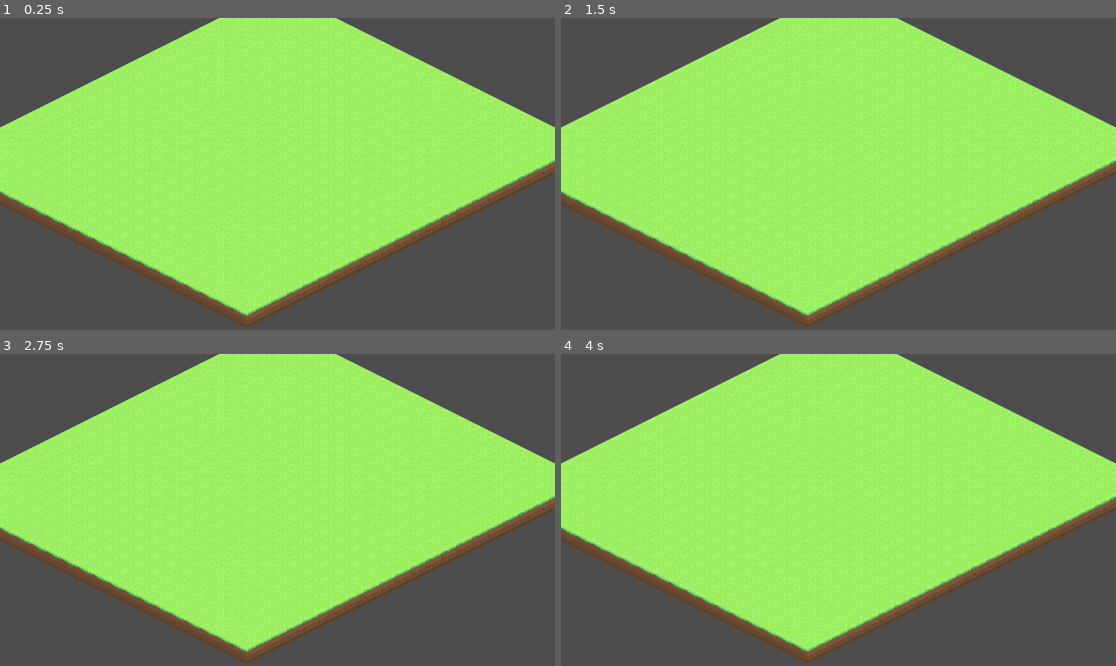
Above: before the commit, frames 1-4 (two rows, left to right).
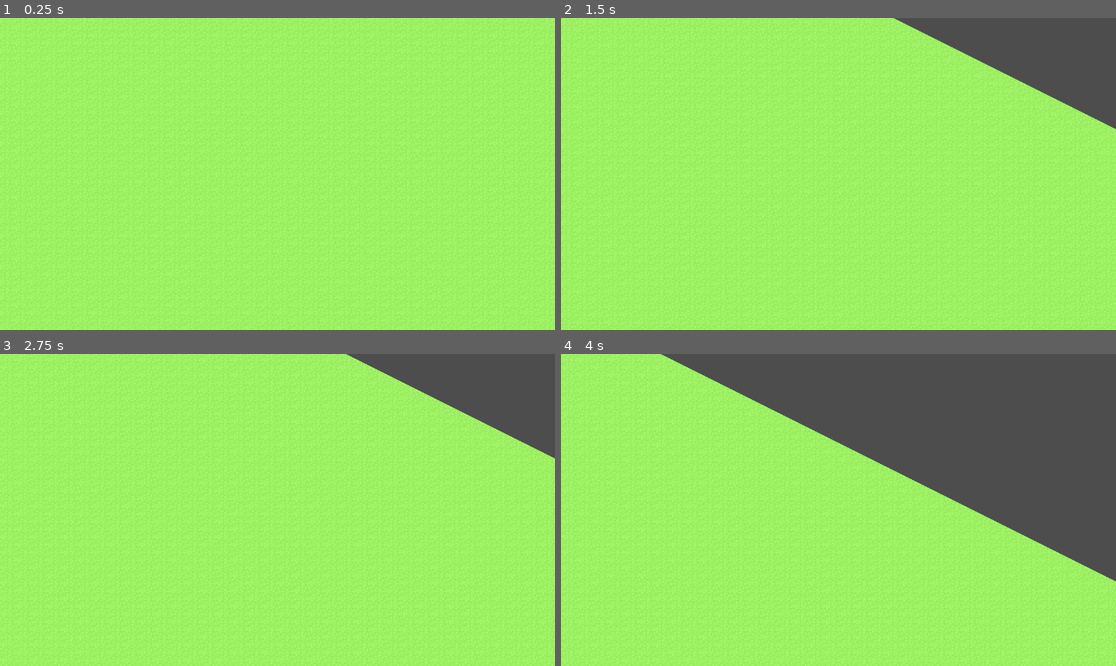
Above: after the commit, the same moments.

Repository: scoopish102/Babel
Game: Godot game, scene res://code/scenes/game.tscn
Two runs of this game, one before a commit and one after it. Both use one fixed random seed, a clock stepped at 60 frames per second and the inputs below.
Inputs:
- Up to frame 1 (0.25 s): no input
- Up to frame 2 (1.5 s): tap Enter at 0.5 s; hold Right (ui_right) 0.53-1.28 s; hold Down (ui_down) from 1.28 s (still down)
- Up to frame 3 (2.75 s): release Down (ui_down) at 2.03 s; hold Right (ui_right) from 2.03 s (still down)
- Up to frame 4 (4 s): release Right (ui_right) at 2.78 s; hold Up (ui_up) 2.78-3.53 s; hold Left (ui_left) from 3.53 s (still down)

The runs differ from the first frame. In frame 1, 42% of the frame differs, in the area x 0-100%, y 0-100%; in frame 2, 37%; in frame 3, 37%; in frame 4, 53%.

Commit message:
Isometric tile display, wrapping, camera limits
TODO: World generation, buildings, resources, UI

Diff:
--- a/code/resources/tileTerrainSprites.tres
+++ b/code/resources/tileTerrainSprites.tres
@@ -105,6 +105,9 @@
 }, {
 "frames": [{
 "duration": 1.0,
+"texture": null
+}, {
+"duration": 1.0,
 "texture": SubResource("AtlasTexture_2adxg")
 }, {
 "duration": 1.0,
--- /dev/null
+++ b/code/resources/worldGenNoise.tres
@@ -0,0 +1,9 @@
+[gd_resource type="FastNoiseLite" format=3 uid="uid://cp5qla707rj28"]
+
+[resource]
+noise_type = 3
+seed = 60053
+fractal_octaves = 2
+fractal_lacunarity = 2.7
+fractal_gain = 0.8
+fractal_weighted_strength = 0.5
--- a/code/scenes/game.tscn
+++ b/code/scenes/game.tscn
@@ -1,14 +1,18 @@
-[gd_scene load_steps=4 format=3 uid="uid://xxppq8waxmr0"]
+[gd_scene load_steps=5 format=3 uid="uid://xxppq8waxmr0"]
 
 [ext_resource type="Script" path="res://code/scripts/game.gd" id="1_vx8kw"]
 [ext_resource type="Script" path="res://code/scripts/tilemapDisplay.gd" id="2_gcf6l"]
+[ext_resource type="FastNoiseLite" uid="uid://cp5qla707rj28" path="res://code/resources/worldGenNoise.tres" id="2_iabw2"]
 [ext_resource type="PackedScene" uid="uid://f4a7jdx0xwyd" path="res://code/scenes/tileDisplay.tscn" id="3_72cqc"]
 
 [node name="Game" type="Node2D"]
 script = ExtResource("1_vx8kw")
+gameSize = Vector2i(50, 50)
+noise = ExtResource("2_iabw2")
 
 [node name="TilemapDisplay" type="Node2D" parent="."]
 script = ExtResource("2_gcf6l")
 tileDisplayScene = ExtResource("3_72cqc")
+cameraSpeed = 1
 
 [node name="Camera" type="Camera2D" parent="."]
--- a/code/scenes/subtileDisplay.tscn
+++ b/code/scenes/subtileDisplay.tscn
@@ -9,7 +9,6 @@
 [node name="tileSprite" type="AnimatedSprite2D" parent="."]
 sprite_frames = ExtResource("2_oy3c7")
 animation = &"tiles"
-frame_progress = 0.598324
 
 [node name="terrainSprite" type="AnimatedSprite2D" parent="."]
 sprite_frames = ExtResource("2_oy3c7")
--- a/code/scripts/game.gd
+++ b/code/scripts/game.gd
@@ -1,6 +1,12 @@
 class_name Game extends Node2D
 
 @onready var tilemapDisplay : TilemapDisplay = $TilemapDisplay
+@export var gameSize : Vector2i
+@export var noise : FastNoiseLite
+
+var tilemap : GameTileMap
 
 func _ready():
-	tilemapDisplay.start(Global.mapSize)
+	tilemapDisplay.start(gameSize)
+	tilemap = tilemapDisplay.tilemap
+	tilemap.generateWorld(noise)
--- a/code/scripts/global.gd
+++ b/code/scripts/global.gd
@@ -1,5 +1,8 @@
 extends Node
 
-var tileSize = Vector2i(128, 64)
-var mapSize = Vector2(ProjectSettings.get_setting("display/window/size/viewport_width")/tileSize.x+1,
-		((ProjectSettings.get_setting("display/window/size/viewport_height")/tileSize.y) as int)+1)
+const tileSize = Vector2(128, 64)
+const tileHypotenuse = sqrt(pow(tileSize.x/2,2) + pow(tileSize.y/2,2))
+var cameraSize = Vector2(ProjectSettings.get_setting("display/window/size/viewport_width"),
+		ProjectSettings.get_setting("display/window/size/viewport_height"))
+var mapSize = Vector2i(ceil(sqrt(pow(cameraSize.x,2) + pow(cameraSize.y,2))/tileHypotenuse)+2,
+		ceil(sqrt(pow(cameraSize.x,2) + pow(cameraSize.y,2))/tileHypotenuse)+2)
--- a/code/scripts/tile.gd
+++ b/code/scripts/tile.gd
@@ -4,10 +4,10 @@
 var tile : tileTypes
 var terrain : terrainTypes
 
-enum tileTypes {PLAIN, SNOW, STONE, SAND, SEA, ROAD, FARM}
+enum tileTypes {NONE, PLAIN, SNOW, STONE, SAND, SEA, ROAD}
 enum terrainTypes {NONE, FPLAIN, FSNOW, SPROUT, MTSAND, MTORESAND, ORESAND, MT, MTORE, ORE}
 
-func _init(_position : Vector2i, _tile : tileTypes, _terrain : terrainTypes):
+func _init(_position : Vector2i, _tile : int, _terrain : terrainTypes):
 	position = _position
 	tile = _tile
 	terrain = _terrain
--- a/code/scripts/tileDisplay.gd
+++ b/code/scripts/tileDisplay.gd
@@ -5,10 +5,23 @@
 @onready var subtiles : Array[SubtileDisplay] = [$north, $east, $south, $west]
 
 var tile : Tile
+var mapPosition : Vector2 = Vector2.ZERO
 
-func updateDisplay(_tile : Tile) :
+func updateDisplay(_tile : Tile):
 	tile = _tile
 	for subtile in subtiles:
 		subtile.tile = tile.tile
 		subtile.terrain = tile.terrain
 		subtile.updateDisplay()
+
+func outOfBoundsDisplay():
+	for subtile in subtiles:
+		subtile.tile = Tile.tileTypes.NONE
+		subtile.terrain = Tile.terrainTypes.NONE
+		subtile.updateDisplay()
+
+func updatePosition():
+	position = Vector2((mapPosition.x-mapPosition.y) * Global.tileSize.x/2,
+			(mapPosition.x + mapPosition.y) * Global.tileSize.y/2)
+	position.y -= Global.mapSize.y * Global.tileSize.y / 2
+	z_index = position.y
--- a/code/scripts/tilemap.gd
+++ b/code/scripts/tilemap.gd
@@ -11,4 +11,10 @@
 			#to left to right, up to down in the tilemap's display ingame. Thus
 			#x values increase the index incrementally while y values increase it
 			#by the size of the map's width
-			tiles.append(Tile.new(Vector2i(x, y), Tile.tileTypes.PLAIN, Tile.terrainTypes.NONE))
+			tiles.append(Tile.new(Vector2i(x, y), Tile.tileTypes.NONE, Tile.terrainTypes.NONE))
+
+func generateWorld(noise : FastNoiseLite):
+	for x in range(size.x):
+		for y in range(size.y):
+			var noiseValue = noise.get_noise_2d(x, y)
+			tiles[x+y*size.x].tile = Tile.tileTypes.PLAIN
--- a/code/scripts/tilemapDisplay.gd
+++ b/code/scripts/tilemapDisplay.gd
@@ -1,25 +1,64 @@
 class_name TilemapDisplay extends Node2D
 
 @export var tileDisplayScene : PackedScene
+@export var cameraSpeed : int
 
 var tilemap : GameTileMap
 var tiles : Array[Tile]
 var tileDisplayMap : Array[TileDisplay]
+#Camera Position Variables
+var cameraPosition : Vector2 = Vector2.ZERO
+var cameraVelocity : Vector2 = Vector2.ZERO
+var cameraAcceleration : Vector2 = Vector2.ZERO
+var minPos : Vector2
+var maxPos : Vector2
+var origin : Vector2
 
-func start(mapSize : Vector2i):
-	tilemap = GameTileMap.new(mapSize)
+func start(gameSize : Vector2i):
+	#print(Global.mapSize)
+	tilemap = GameTileMap.new(gameSize)
 	tiles = tilemap.tiles
-	for x in range(tilemap.size.x):
-		for y in range(tilemap.size.y):
+	for x in range(Global.mapSize.x):
+		for y in range(Global.mapSize.y):
 			var newTileDisplay = tileDisplayScene.instantiate()
 			tileDisplayMap.append(newTileDisplay)
 			add_child(newTileDisplay)
 			newTileDisplay.updateDisplay(tiles[x+y*tilemap.size.x])
 	updatePosition()
+	minPos = Vector2(-((tilemap.size.x)*Global.tileSize.x-tilemap.size.y*Global.tileSize.y), -Global.mapSize.y*Global.tileSize.y/2)
+	maxPos = Vector2(((tilemap.size.x)*Global.tileSize.x-tilemap.size.y*Global.tileSize.y), ((tilemap.size.x)*Global.tileSize.x-tilemap.size.y*Global.tileSize.y)-Global.mapSize.y*Global.tileSize.y/2)
+	origin = Vector2((maxPos.x+minPos.x)/2, (maxPos.y+minPos.y)/2)
 
 func updatePosition():
-	for x in range(tilemap.size.x):
-		for y in range(tilemap.size.y):
-			var tileDisplay = tileDisplayMap[x+y*tilemap.size.x]
-			tileDisplay.position = Vector2((x-y)*Global.tileSize.x/2,
-					(x+y)*Global.tileSize.y/2 - Global.mapSize.y/2 * Global.tileSize.y)
+	for x in range(Global.mapSize.x):
+		for y in range(Global.mapSize.y):
+			var tileDisplay = tileDisplayMap[x+y*Global.mapSize.x]
+			tileDisplay.mapPosition = Vector2(x, y)
+			tileDisplay.mapPosition -= Vector2((cameraPosition.x / Global.tileSize.x) + (cameraPosition.y / Global.tileSize.y),
+					(cameraPosition.y / Global.tileSize.y) - (cameraPosition.x / Global.tileSize.x))
+			tileDisplay.mapPosition = Vector2(fposmod(tileDisplay.mapPosition.x, Global.mapSize.x),
+					fposmod(tileDisplay.mapPosition.y, Global.mapSize.y))
+			var relativeTilePosition = Vector2((tileDisplay.mapPosition.x),(tileDisplay.mapPosition.y))
+			relativeTilePosition += Vector2((cameraPosition.x / Global.tileSize.x) + (cameraPosition.y / Global.tileSize.y),
+					(cameraPosition.y / Global.tileSize.y) -(cameraPosition.x / Global.tileSize.x))
+			relativeTilePosition = floor(relativeTilePosition)
+			#if x == 0 and y == 0: print(relativeTilePosition)
+			if (relativeTilePosition.x >= tilemap.size.x or relativeTilePosition.y >= tilemap.size.y
+					or relativeTilePosition.x < 0 or relativeTilePosition.y < 0):
+				tileDisplay.outOfBoundsDisplay()
+			else:
+				tileDisplay.updateDisplay(tiles[relativeTilePosition.x+relativeTilePosition.y*tilemap.size.x])
+			tileDisplay.updatePosition()
+
+func _process(_delta):
+	cameraAcceleration = Vector2i(2*(Input.get_action_strength("ui_right")-Input.get_action_strength("ui_left")),
+			Input.get_action_strength("ui_down")-Input.get_action_strength("ui_up"))
+	cameraVelocity += cameraAcceleration * cameraSpeed
+	cameraVelocity = Vector2(cameraVelocity.x, cameraVelocity.y)
+	cameraVelocity *= 0.9
+	cameraPosition += cameraVelocity
+	cameraPosition = Vector2(min(cameraPosition.x, (1-abs(cameraPosition.y-origin.y)/abs(maxPos.y-origin.y))*maxPos.x),min(cameraPosition.y, maxPos.y))
+	cameraPosition = Vector2(max(cameraPosition.x, -(1-abs(cameraPosition.y-origin.y)/abs(maxPos.y-origin.y))*maxPos.x),max(cameraPosition.y, minPos.y))
+	cameraPosition = floor(cameraPosition)
+	#print(cameraPosition)
+	updatePosition()
--- a/project.godot
+++ b/project.godot
@@ -18,6 +18,41 @@
 
 Global="*res://code/scripts/global.gd"
 
+[input]
+
+ui_left={
+"deadzone": 0.5,
+"events": [Object(InputEventKey,"resource_local_to_scene":false,"resource_name":"","device":0,"window_id":0,"alt_pressed":false,"shift_pressed":false,"ctrl_pressed":false,"meta_pressed":false,"pressed":false,"keycode":4194319,"physical_keycode":0,"key_label":0,"unicode":0,"echo":false,"script":null)
+, Object(InputEventJoypadButton,"resource_local_to_scene":false,"resource_name":"","device":0,"button_index":13,"pressure":0.0,"pressed":false,"script":null)
+, Object(InputEventJoypadMotion,"resource_local_to_scene":false,"resource_name":"","device":0,"axis":0,"axis_value":-1.0,"script":null)
+, Object(InputEventKey,"resource_local_to_scene":false,"resource_name":"","device":-1,"window_id":0,"alt_pressed":false,"shift_pressed":false,"ctrl_pressed":false,"meta_pressed":false,"pressed":false,"keycode":0,"physical_keycode":65,"key_label":0,"unicode":97,"echo":false,"script":null)
+]
+}
+ui_right={
+"deadzone": 0.5,
+"events": [Object(InputEventKey,"resource_local_to_scene":false,"resource_name":"","device":0,"window_id":0,"alt_pressed":false,"shift_pressed":false,"ctrl_pressed":false,"meta_pressed":false,"pressed":false,"keycode":4194321,"physical_keycode":0,"key_label":0,"unicode":0,"echo":false,"script":null)
+, Object(InputEventJoypadButton,"resource_local_to_scene":false,"resource_name":"","device":0,"button_index":14,"pressure":0.0,"pressed":false,"script":null)
+, Object(InputEventJoypadMotion,"resource_local_to_scene":false,"resource_name":"","device":0,"axis":0,"axis_value":1.0,"script":null)
+, Object(InputEventKey,"resource_local_to_scene":false,"resource_name":"","device":-1,"window_id":0,"alt_pressed":false,"shift_pressed":false,"ctrl_pressed":false,"meta_pressed":false,"pressed":false,"keycode":0,"physical_keycode":68,"key_label":0,"unicode":100,"echo":false,"script":null)
+]
+}
+ui_up={
+"deadzone": 0.5,
+"events": [Object(InputEventKey,"resource_local_to_scene":false,"resource_name":"","device":0,"window_id":0,"alt_pressed":false,"shift_pressed":false,"ctrl_pressed":false,"meta_pressed":false,"pressed":false,"keycode":4194320,"physical_keycode":0,"key_label":0,"unicode":0,"echo":false,"script":null)
+, Object(InputEventJoypadButton,"resource_local_to_scene":false,"resource_name":"","device":0,"button_index":11,"pressure":0.0,"pressed":false,"script":null)
+, Object(InputEventJoypadMotion,"resource_local_to_scene":false,"resource_name":"","device":0,"axis":1,"axis_value":-1.0,"script":null)
+, Object(InputEventKey,"resource_local_to_scene":false,"resource_name":"","device":-1,"window_id":0,"alt_pressed":false,"shift_pressed":false,"ctrl_pressed":false,"meta_pressed":false,"pressed":false,"keycode":0,"physical_keycode":87,"key_label":0,"unicode":119,"echo":false,"script":null)
+]
+}
+ui_down={
+"deadzone": 0.5,
+"events": [Object(InputEventKey,"resource_local_to_scene":false,"resource_name":"","device":0,"window_id":0,"alt_pressed":false,"shift_pressed":false,"ctrl_pressed":false,"meta_pressed":false,"pressed":false,"keycode":4194322,"physical_keycode":0,"key_label":0,"unicode":0,"echo":false,"script":null)
+, Object(InputEventJoypadButton,"resource_local_to_scene":false,"resource_name":"","device":0,"button_index":12,"pressure":0.0,"pressed":false,"script":null)
+, Object(InputEventJoypadMotion,"resource_local_to_scene":false,"resource_name":"","device":0,"axis":1,"axis_value":1.0,"script":null)
+, Object(InputEventKey,"resource_local_to_scene":false,"resource_name":"","device":-1,"window_id":0,"alt_pressed":false,"shift_pressed":false,"ctrl_pressed":false,"meta_pressed":false,"pressed":false,"keycode":0,"physical_keycode":83,"key_label":0,"unicode":115,"echo":false,"script":null)
+]
+}
+
 [rendering]
 
 textures/canvas_textures/default_texture_filter=0
